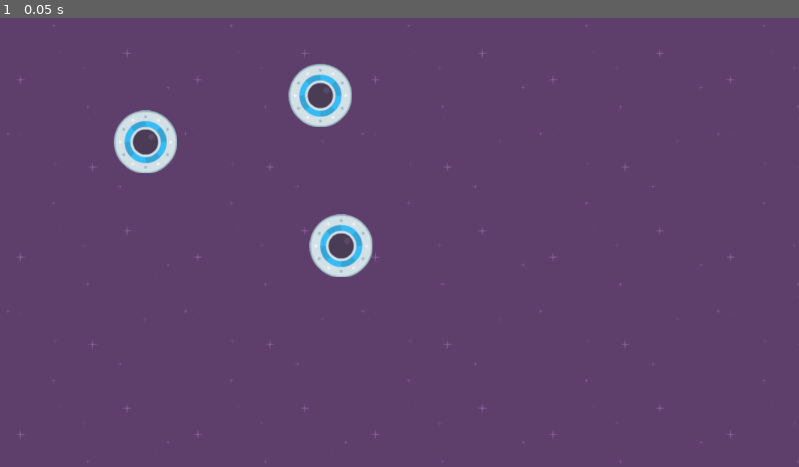
Above: before the commit, frame 1.
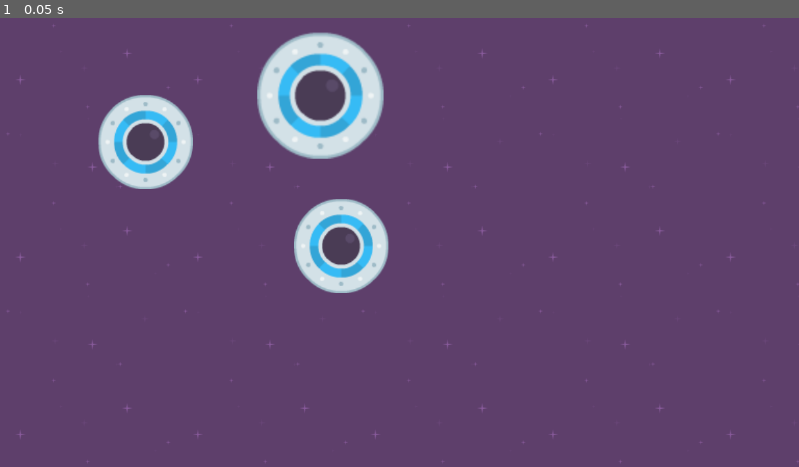
Above: after the commit, the same moment.

Repository: wdthor/Speedy-Saucer
Game: Godot game, scene res://level_1.tscn
Two runs of this game, one before a commit and one after it. Both use one fixed random seed, a clock stepped at 60 frames per second and the inputs below.
Inputs:
- Up to frame 1 (0.05 s): no input

The runs differ from the first frame. In frame 1, 6.9% of the frame differs, in the area x 12-49%, y 3-62%.

Commit message:
5- Editing Instances

Diff:
--- a/level_1.tscn
+++ b/level_1.tscn
@@ -17,5 +17,10 @@
 [node name="Player2" parent="." instance=ExtResource("2_der11")]
 position = Vector2(462, 112)
 
+[node name="Sprite2D" parent="Player2" index="0"]
+scale = Vector2(2, 2)
+
 [node name="Player3" parent="." instance=ExtResource("2_der11")]
 position = Vector2(492, 329)
+
+[editable path="Player2"]
--- a/player.tscn
+++ b/player.tscn
@@ -10,7 +10,9 @@
 gravity_scale = 0.0
 
 [node name="Sprite2D" type="Sprite2D" parent="."]
+scale = Vector2(1.5, 1.5)
 texture = ExtResource("1_ls5t0")
 
 [node name="CollisionShape2D" type="CollisionShape2D" parent="."]
+scale = Vector2(1.5, 1.5)
 shape = SubResource("CircleShape2D_oqnkl")
